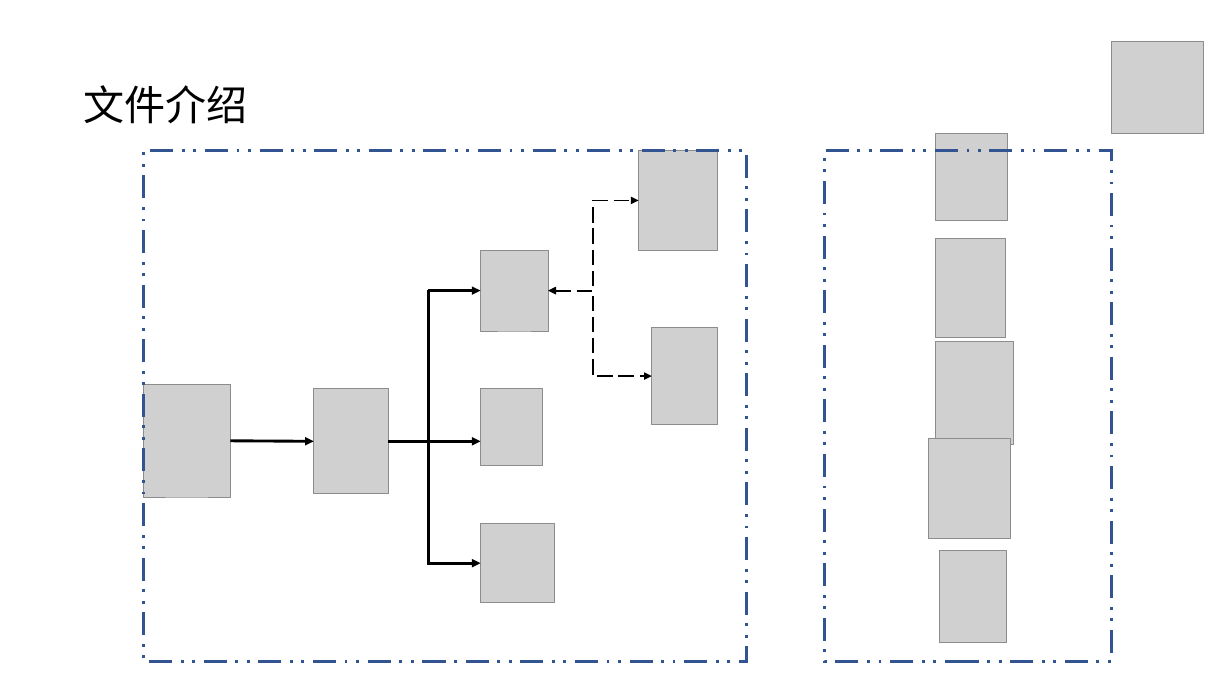
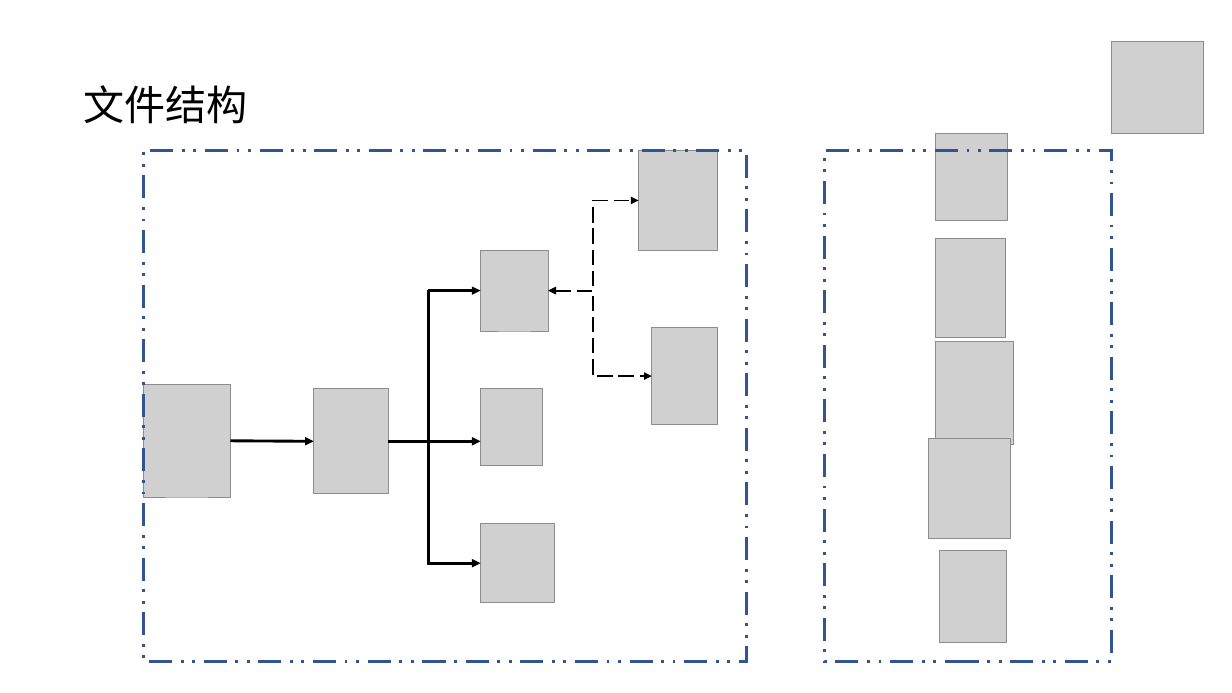
Before and after one commit to Zemdalk/DS-project-work, a slide deck: slide 7 of reports/课堂汇报.pptx. Drawn at 1232x693 pixels with LibreOffice and Linux fonts; fonts in the diff are those of the drawing; grey boxes stand for pictures. Boxes give left, top, right and bottom in pixels: in the first picture for what was removed or moved away, otherwise in the second. Text is boxed around its words. In the diff, an @@ line names an element or a change of style, - is before the commit and + after.

```diff
--- a/reports/课堂汇报.pptx
+++ b/reports/课堂汇报.pptx
@@ text at <box>84,85,248,124</box>: text changed @@
-文件介绍
+文件结构
```
Also in this commit, not shown: 4 other slides changed, 13 slides added, 1 slide removed.
